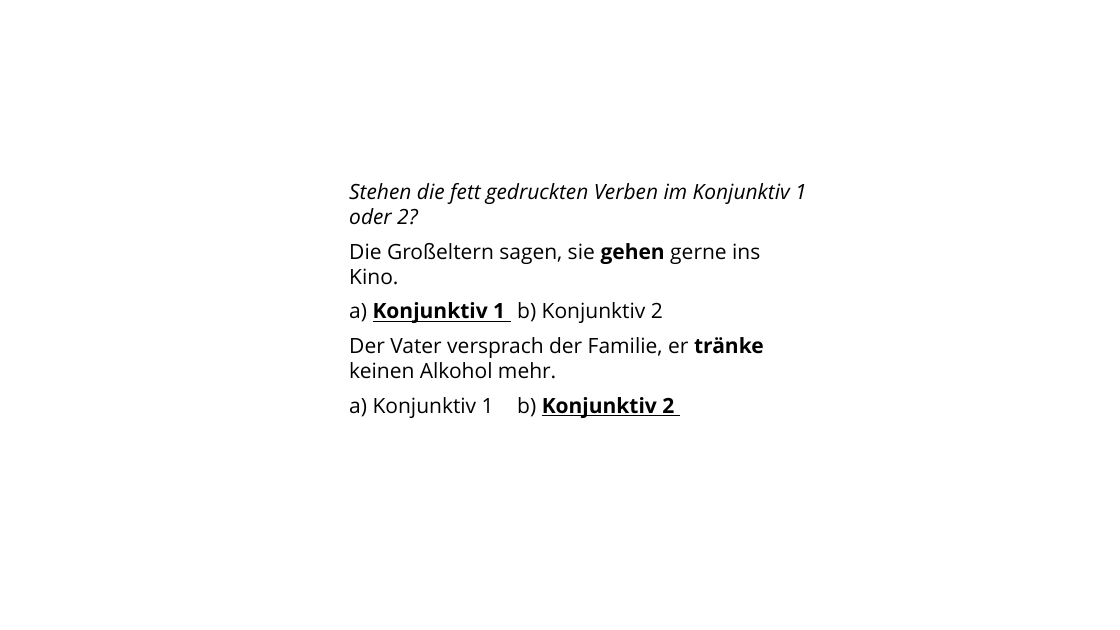
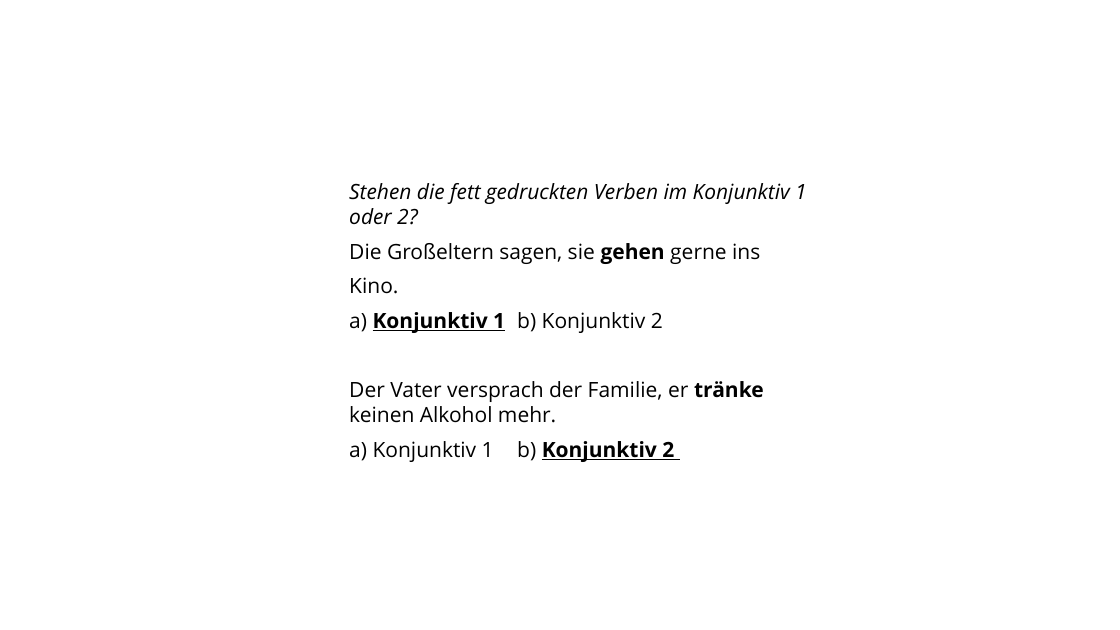
Before and after one commit to sammerk/HeatmapStudy, a slide deck: slide 5 of task_pictures/ppp/tasks.pptx. Drawn at 1120x630 pixels with LibreOffice and Linux fonts; fonts in the diff are those of the drawing. Boxes give left, top, right and bottom in pixels: in the first picture for what was removed or moved away, otherwise in the second. Text is boxed around its words. In the diff, an @@ line names an element or a change of style, - is before the commit and + after.

```diff
--- a/task_pictures/ppp/tasks.pptx
+++ b/task_pictures/ppp/tasks.pptx
@@ text at bbox=[349, 243, 760, 294]: text changed @@
-Die Großeltern sagen, sie gehen gerne ins Kino.
+Die Großeltern sagen, sie gehen gerne ins
+Kino.
```
Also in this commit, not shown: 3 other slides changed, 50 other files.
